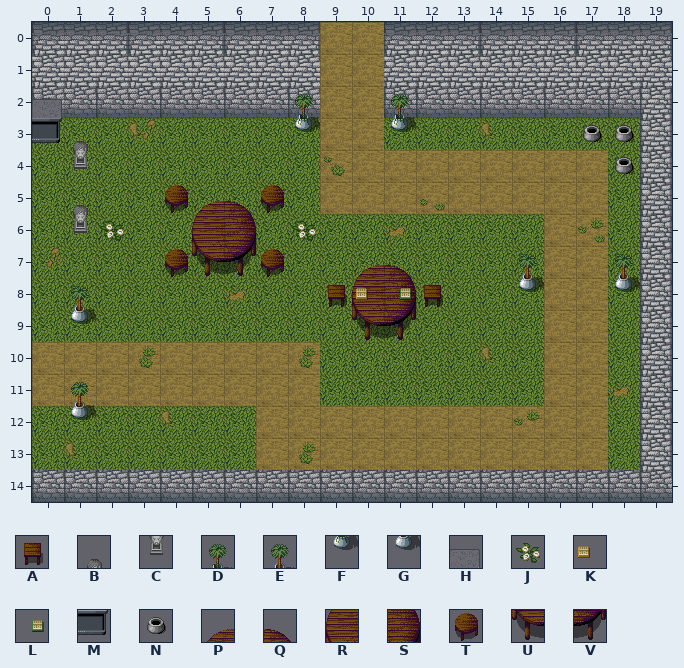
An edit to a level. Tiled map, CastleEscape/Content/maps/CourtYard2.tmx. This is how it looked before the edit.
Cells are 32x32 px. Shown: x 0..19, y 0..14.
Key: from "tileset": A 164, B 487, C 559, D 1126, E 1127, F 1198, G 1199, H 1647, J 1652, K 1702, L 1703, M 1719, N 1926, P 2026, Q 2027, R 2098, S 2099, T 2103, U 2170, V 2171.
_ is an empty cell.
Layers that did not change in this view are not listed.
Layer "base #2" before, first column x 0:
 0 ____________________
 1 ____________________
 2 H_______D__D________
 3 M_______F__F________
 4 _C__________________
 5 ____T__T____________
 6 _CJ__RS_J___________
 7 ____TUVT____________
 8 _________ARSA__G__G_
 9 _G________UV________
10 ____________________
11 ____________________
12 _G__________________
13 ____________________
14 ____________________
Layer "top" before, first column x 0:
 0 ____________________
 1 ____________________
 2 ____________________
 3 _B_______________NN_
 4 __________________N_
 5 _B___PQ_____________
 6 ____________________
 7 __________PQ___E__E_
 8 _E________KL________
 9 ____________________
10 ____________________
11 _E__________________
12 ____________________
13 ____________________
14 ____________________
And afterwards:
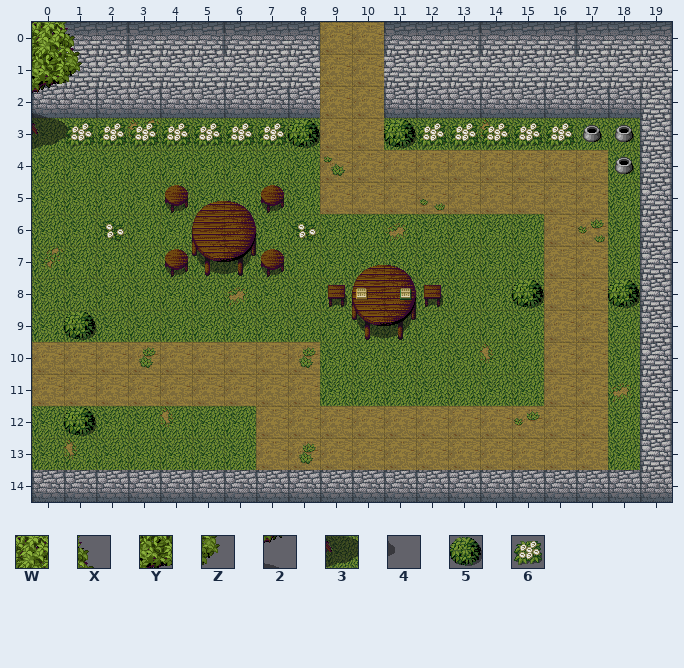
Further tiles: from "tileset": W 1147, X 1148, Y 1219, Z 1220, 2 1291, 3 1363, 4 1364, 5 1654, 6 1720.
See-through tiles are keyed as they look on the map.
The exact change:
Layer "base #2":
y 0: x 0..1 __ -> WX
y 1: x 0..1 __ -> YZ
y 2: x 0 H -> 2; x 8 D -> _; x 11 D -> _
y 3: x 0..1 M_ -> 34; x 8 F -> 5; x 11 F -> 5
y 4: x 1 C -> _
y 6: x 1 C -> _
y 8: x 15 G -> 5; x 18 G -> 5
y 9: x 1 G -> 5
y 12: x 1 G -> 5
Layer "top":
y 3: x 1 B -> _
y 5: x 1 B -> _
y 7: x 15 E -> _; x 18 E -> _
y 8: x 1 E -> _
y 11: x 1 E -> _
Layer "base #3":
y 3: x 1..7 _______ -> 6666666; x 12..16 _____ -> 66666
Pixel boxes of the changes (left, top, right, bottom) in both pictures:
changed: (32, 22, 320, 233)
changed: (384, 94, 574, 148)
changed: (512, 254, 544, 308)
changed: (608, 254, 640, 308)
changed: (64, 286, 96, 340)
changed: (64, 382, 96, 436)
